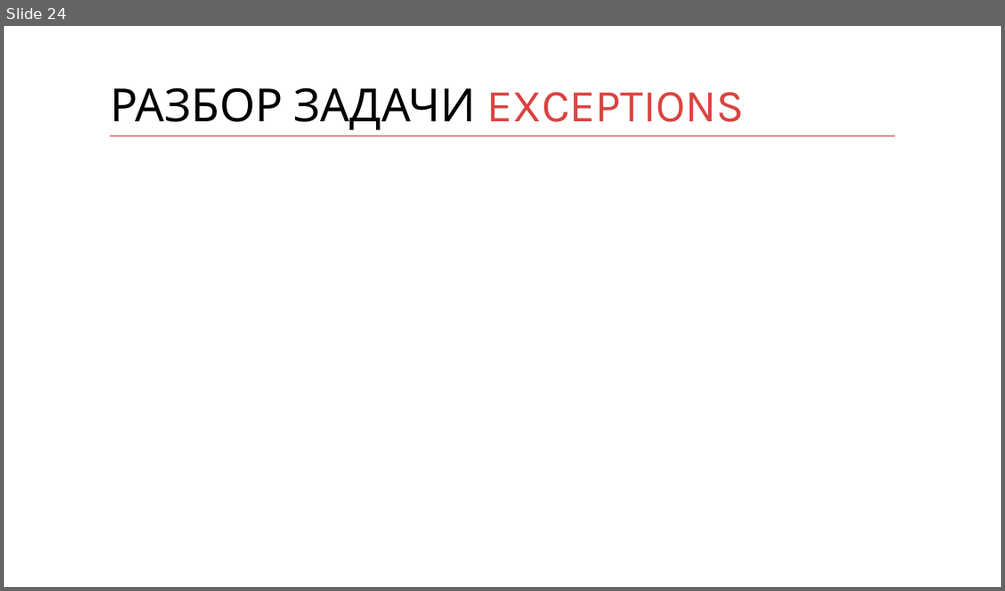
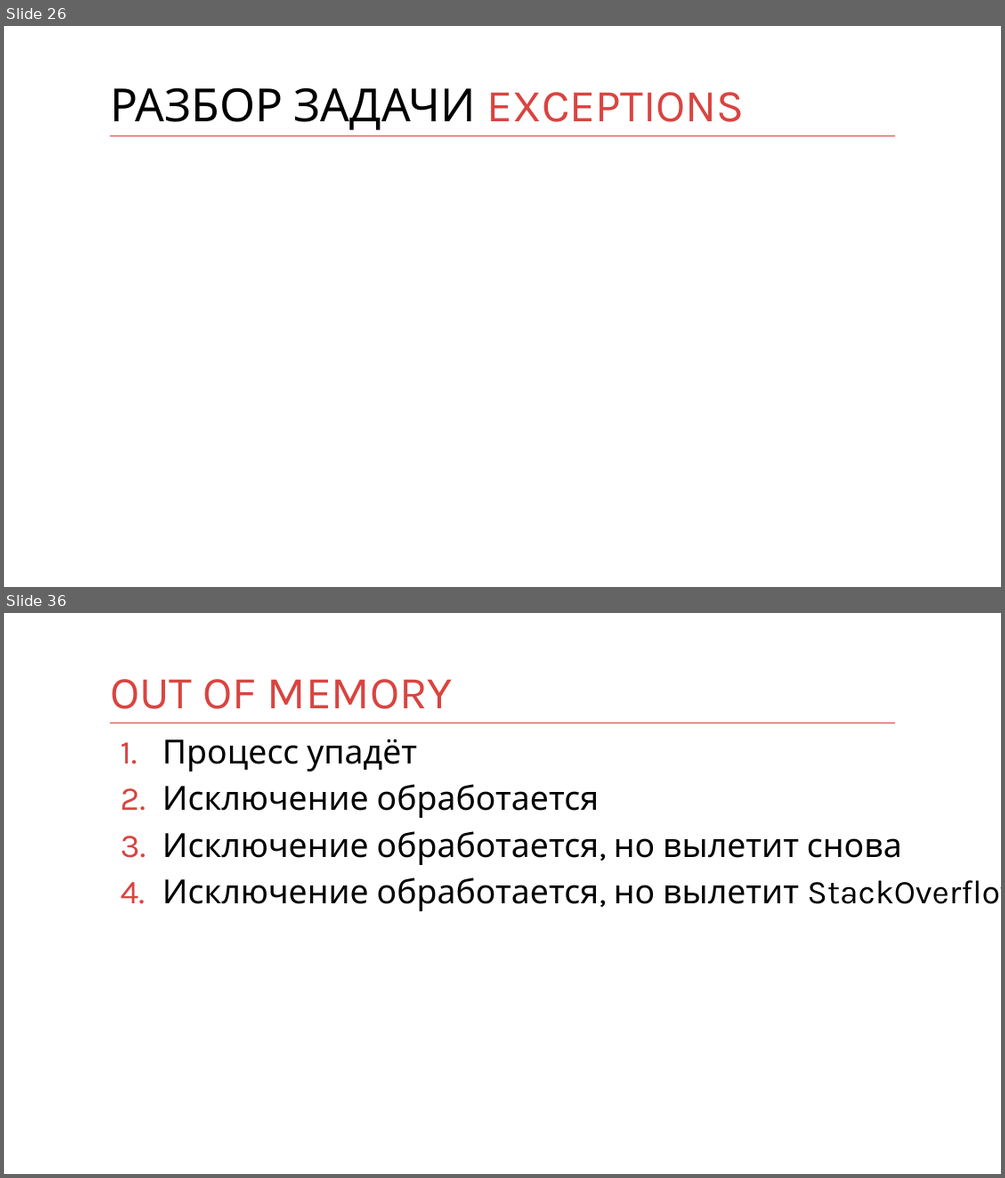
Before and after one commit to kontur-courses/exceptions, a slide deck: exceptions.pptx. Shown one above the other, each under a label of ours: slide 24 before the commit, slides 26 and 36 after it; the slides between them are not shown. The pictures are 1005x591 and 1005x1178 pixels, drawn with LibreOffice and Linux fonts; fonts in the diff are those of the drawing. Boxes give left, top, right and bottom in pixels: in the first picture for what was removed or moved away, otherwise in the second. Text is boxed around its words. In the diff, an @@ line names an element or a change of style, - is before the commit and + after.

```diff
--- a/exceptions.pptx
+++ b/exceptions.pptx
@@ slide 36 added at <box>4,613,1001,1174</box>, background #FFFFFF; not listed: 1 template element that a slide beside it also shows @@
@@ title added at <box>110,679,453,709</box>, 44 pt, text #D94440 @@
+OUT OF MEMORY
@@ text added at <box>162,738,1001,911</box>, 32 pt, text #000000 @@
+1. Процесс упадёт
+2. Исключение обработается
+3. Исключение обработается, но вылетит снова
+4. Исключение обработается, но вылетит StackOverflow
@@ what was slide 24 is now slide 26 @@
```
Also in this commit, not shown: 3 slides changed, 17 other slides added.
